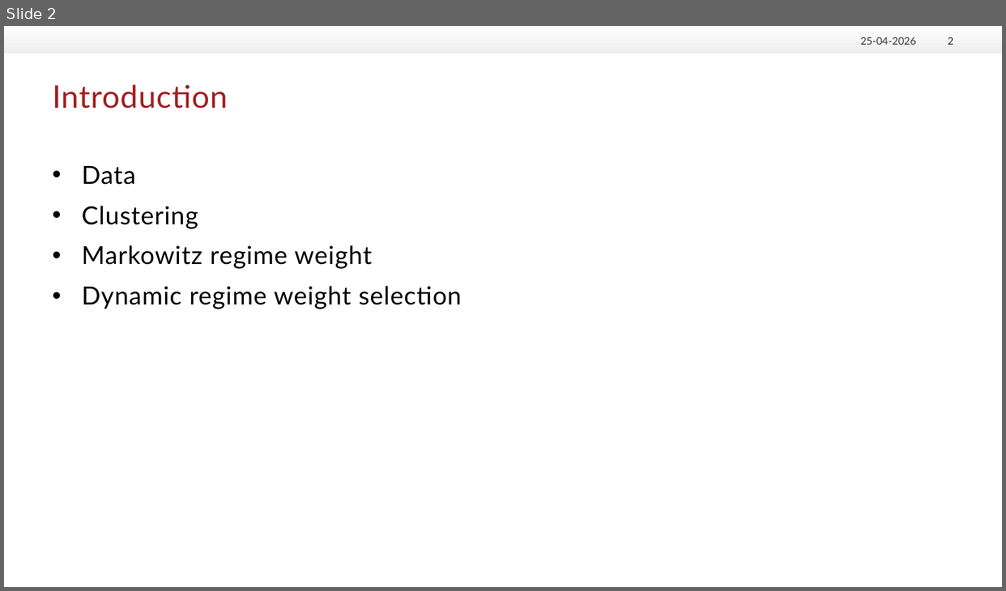
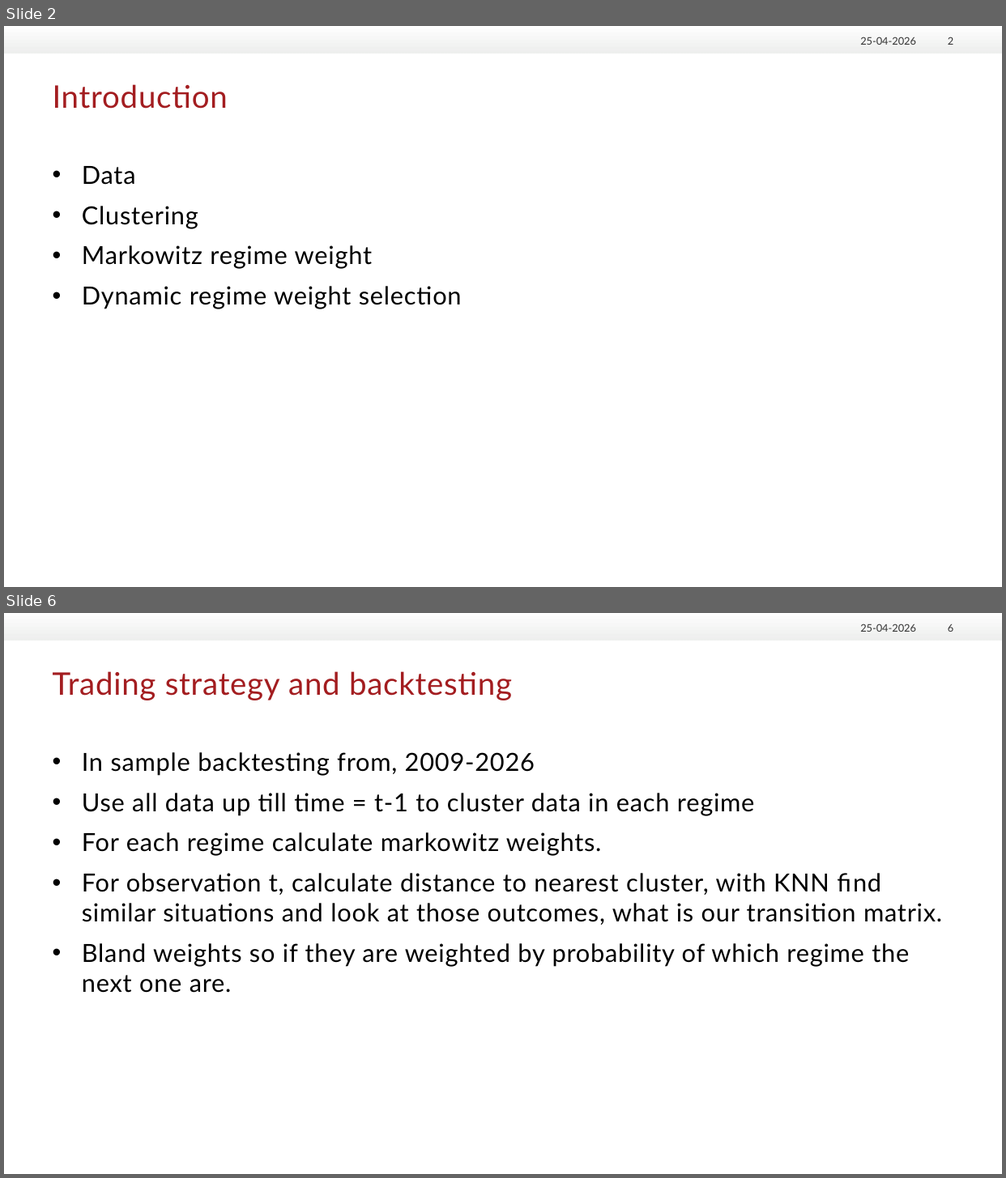
Before and after one commit to Dausekongen/Seminar, a slide deck: Præsentation3.pptx. Shown one above the other, each under a label of ours: slide 2 before the commit, slides 2 and 6 after it; the slides between them are not shown. The pictures are 1006x591 and 1006x1178 pixels, drawn with LibreOffice and Linux fonts; fonts in the diff are those of the drawing; background and template pictures are left out. Boxes give left, top, right and bottom in pixels: in the first picture for what was removed or moved away, otherwise in the second. Text is boxed around its words. In the diff, an @@ line names an element or a change of style, - is before the commit and + after.

```diff
--- a/Præsentation3.pptx
+++ b/Præsentation3.pptx
@@ slide 6 added at (4, 613, 1002, 1174), background #FFFFFF; not listed: 1 template element that a slide beside it also shows @@
@@ text added at (860, 624, 916, 632), 10 pt, text #333333 @@
+25-04-2026
@@ page number added at (948, 624, 953, 632), 10 pt, text #333333 @@
+6
@@ title added at (53, 671, 512, 700), 30 pt, text #A31D20 @@
+Trading strategy and backtesting
@@ text added at (82, 752, 942, 993), 24 pt, text #000000 @@
+• In sample backtesting from, 2009-2026
+• Use all data up till time = t-1 to cluster data in each regime
+• For each regime calculate markowitz weights.
+• For observation t, calculate distance to nearest cluster, with KNN find
+  similar situations and look at those outcomes, what is our transition matrix.
+• Bland weights so if they are weighted by probability of which regime the next one are.
```
Also in this commit, not shown: 1 slide changed, 8 other slides added, 3 other files.
